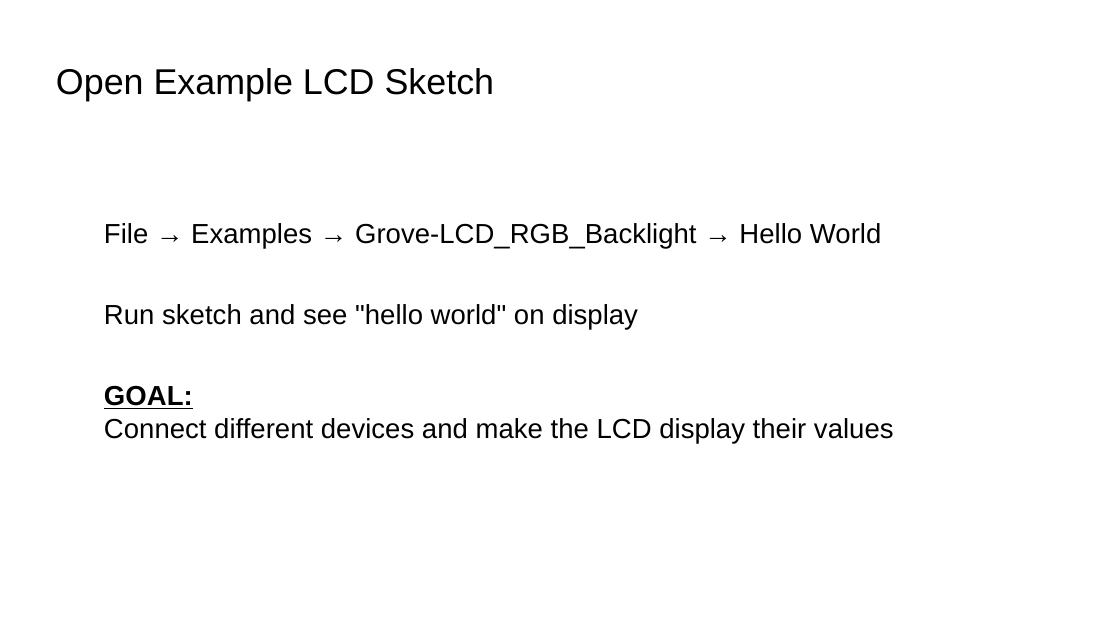
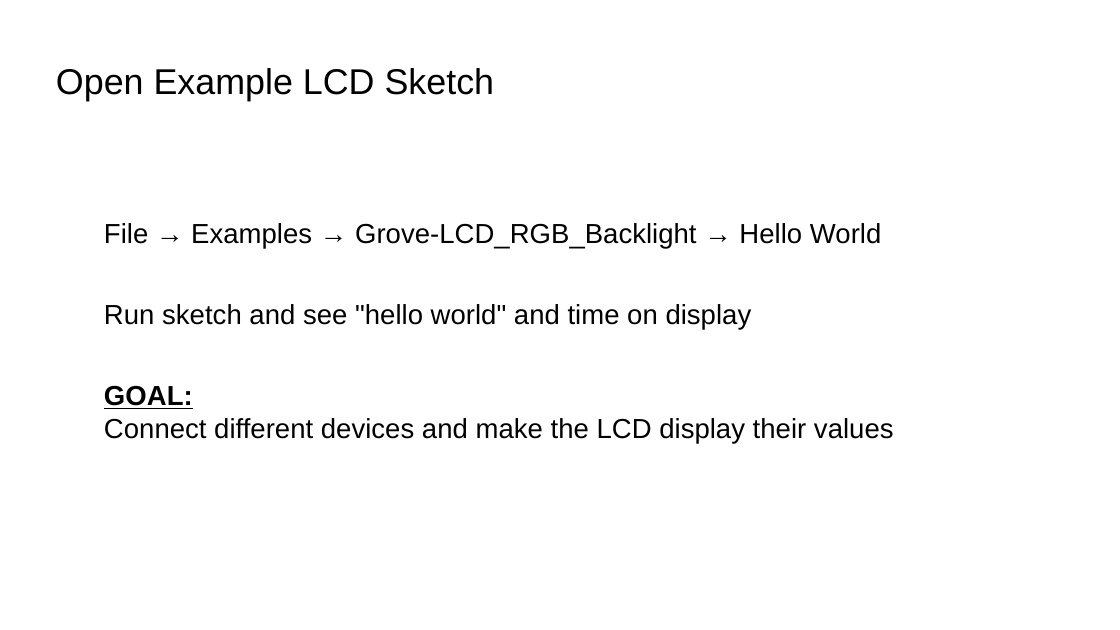
Before and after one commit to bradakelly/AdvancedArduinoWorkshop, a slide deck: slide 4 of CourseSlideshow.odp (slide 5 before the commit). Drawn at 1120x630 pixels with LibreOffice and Linux fonts; fonts in the diff are those of the drawing; background and template pictures are left out. Boxes give left, top, right and bottom in pixels: in the first picture for what was removed or moved away, otherwise in the second. Text is boxed around its words. In the diff, an @@ line names an element or a change of style, - is before the commit and + after.

```diff
--- a/CourseSlideshow.odp
+++ b/CourseSlideshow.odp
@@ subtitle at (104,304,752,330): text changed @@
-2) Run sketch and see "hello world" on display
+2) Run sketch and see "hello world" and time on display
```
Also in this commit, not shown: 1 slide added, 1 slide removed.
